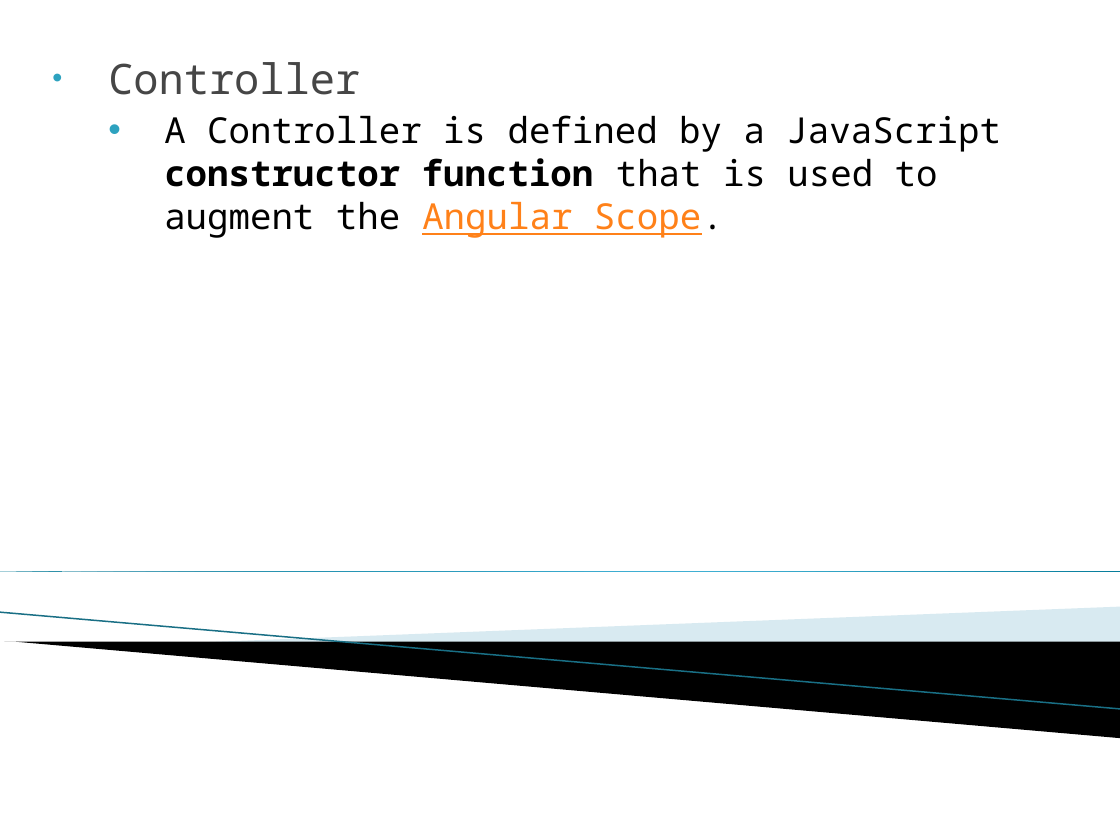
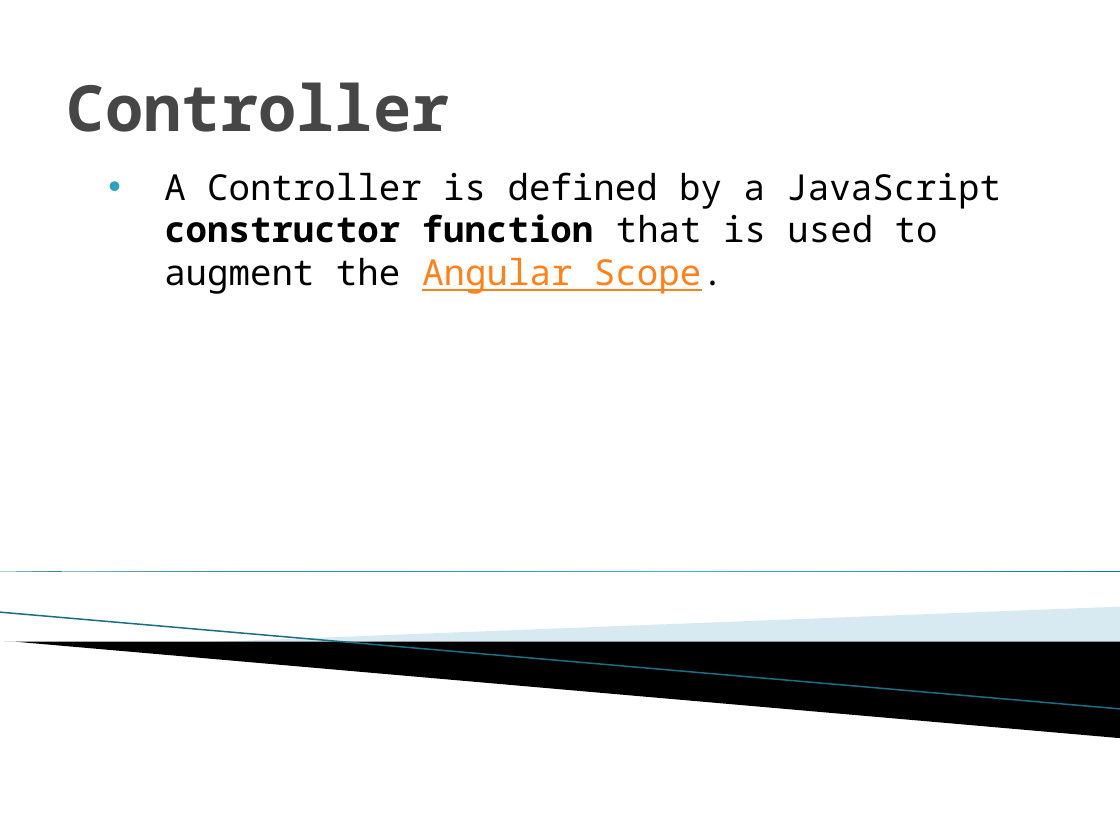
Before and after one commit to LeidosInnovation/Project-AngularJS, a slide deck: slide 8 of AngularJS-01/AngularJS-01.pptx (slide 6 before the commit). Drawn at 1120x840 pixels with LibreOffice and Linux fonts; fonts in the diff are those of the drawing; background and template pictures are left out. Boxes give left, top, right and bottom in pixels: in the first picture for what was removed or moved away, otherwise in the second. Text is boxed around its words. In the diff, an @@ line names an element or a change of style, - is before the commit and + after.

```diff
--- a/AngularJS-01/AngularJS-01.pptx
+++ b/AngularJS-01/AngularJS-01.pptx
@@ text added at [67,82,450,132], 41 pt, text #464646, bold @@
+Controller
@@ subtitle at [108,62,360,95]: paragraph removed @@
-• Controller
```
Also in this commit, not shown: 4 other slides changed, 4 slides added, 3 slides removed.
